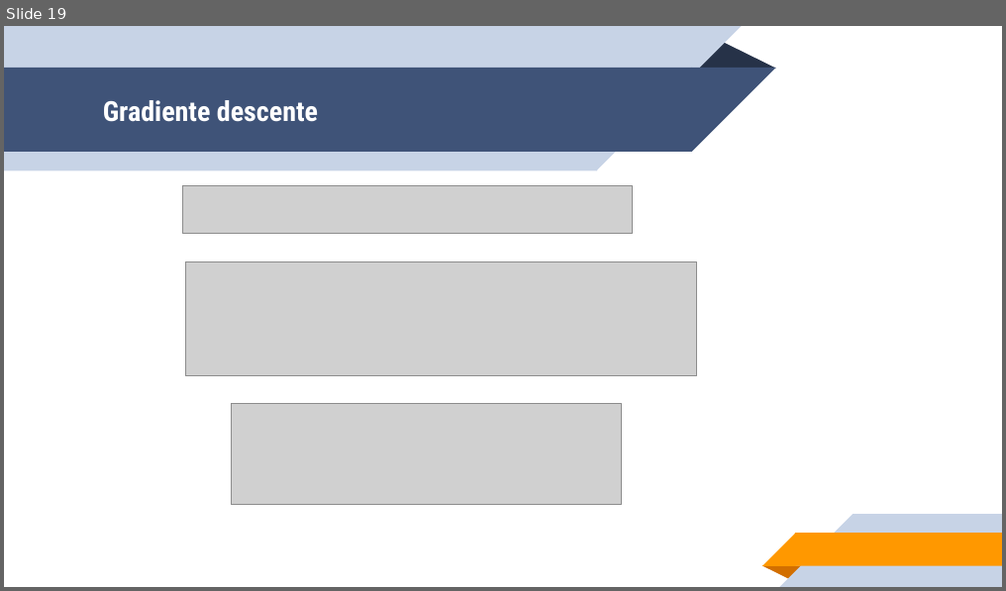
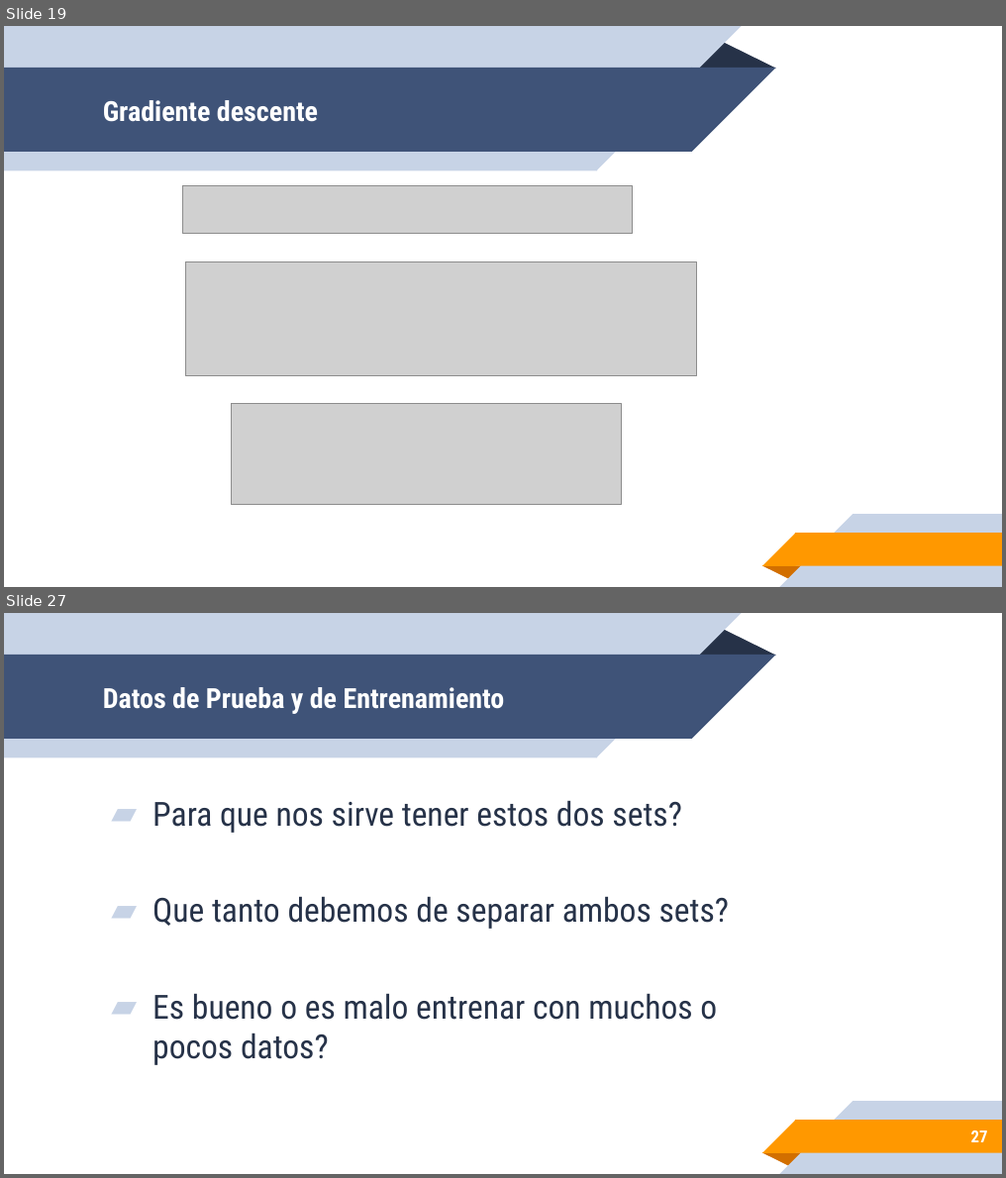
Before and after one commit to leonpalafox/aiclase, a slide deck: Slides/UPAI2019_15.pptx. Shown one above the other, each under a label of ours: slide 19 before the commit, slides 19 and 27 after it; the slides between them are not shown. The pictures are 1006x591 and 1006x1178 pixels, drawn with LibreOffice and Linux fonts; fonts in the diff are those of the drawing; grey boxes stand for pictures; background and template pictures are left out. Boxes give left, top, right and bottom in pixels: in the first picture for what was removed or moved away, otherwise in the second. Text is boxed around its words. In the diff, an @@ line names an element or a change of style, - is before the commit and + after.

```diff
--- a/Slides/UPAI2019_15.pptx
+++ b/Slides/UPAI2019_15.pptx
@@ slide 27 added at <box>4,613,1002,1174</box>, background #FFFFFF; not listed: 10 template elements that a slide beside it also shows @@
@@ title added at <box>103,687,505,714</box>, 20 pt, text #FFFFFF, bold @@
+Datos de Prueba y de Entrenamiento
@@ text added at <box>152,800,729,1065</box>, 24 pt, text #263248 @@
+▰ Para que nos sirve tener estos dos sets?
+▰ Que tanto debemos de separar ambos sets?
+▰ Es bueno o es malo entrenar con muchos o pocos datos?
@@ page number added at <box>971,1131,988,1143</box>, 12 pt, text #FFFFFF, bold @@
+27
```
Also in this commit, not shown: 14 other slides added, 1 slide removed.
